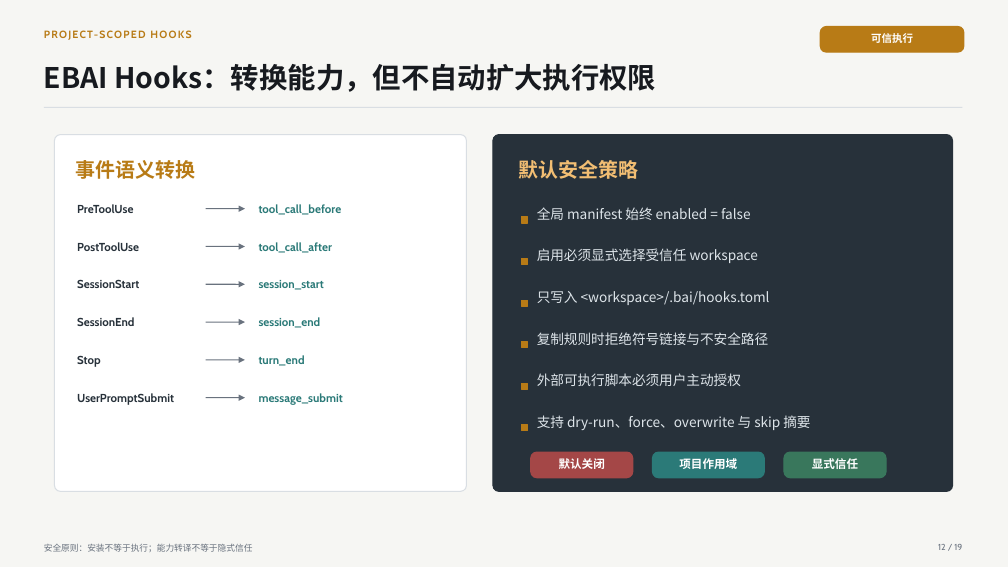
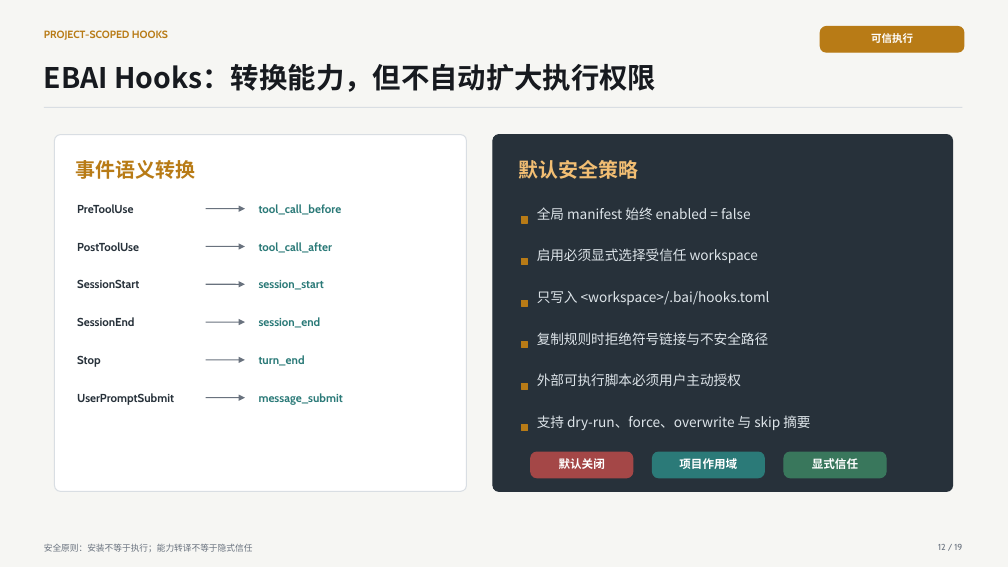
Before and after one commit to 2830500285/BAI-Work, a slide deck: slide 12 of docs/presentation/BAI-Work-Defense-Deck.pptx. Drawn at 1008x567 pixels with LibreOffice and Linux fonts; fonts in the diff are those of the drawing. Boxes give left, top, right and bottom in pixels: in the first picture for what was removed or moved away, otherwise in the second. Text is boxed around its words. In the diff, an @@ line names an element or a change of style, - is before the commit and + after.

```diff
--- a/docs/presentation/BAI-Work-Defense-Deck.pptx
+++ b/docs/presentation/BAI-Work-Defense-Deck.pptx
@@ text "PROJECT-SCOPED HOOKS" at (44,30,168,40): letter spacing 1.2 to 0 pt @@
```
Also in this commit, not shown: 18 other slides changed, 4 other files.
